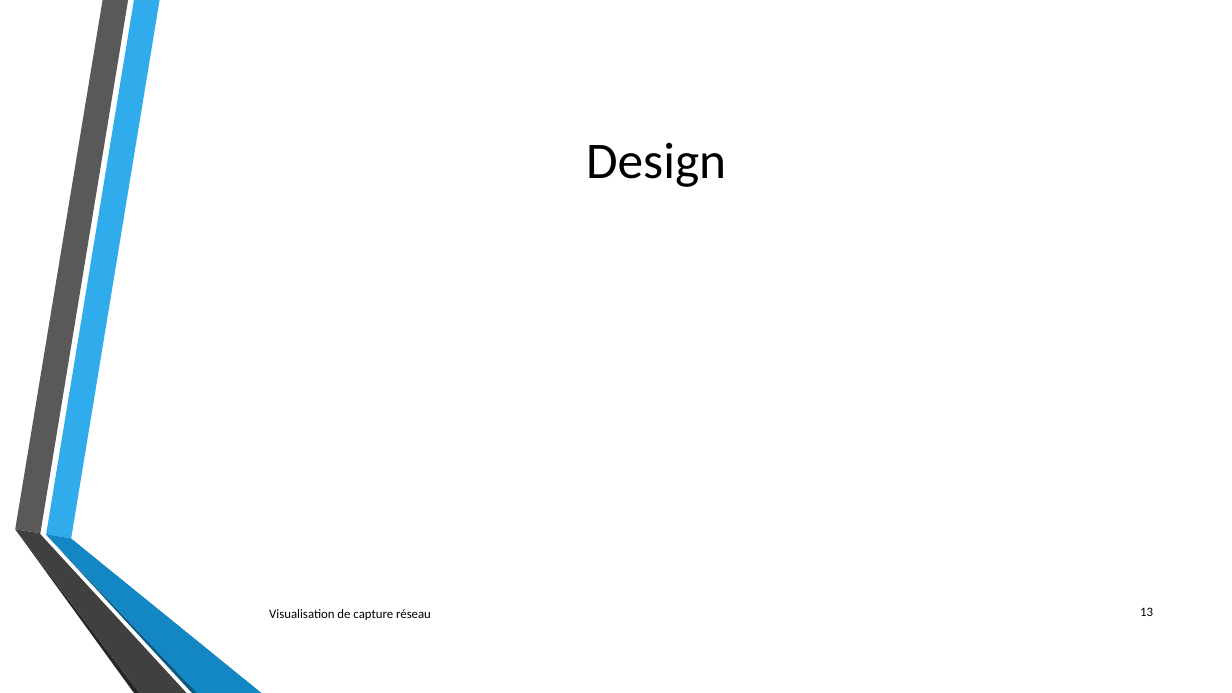
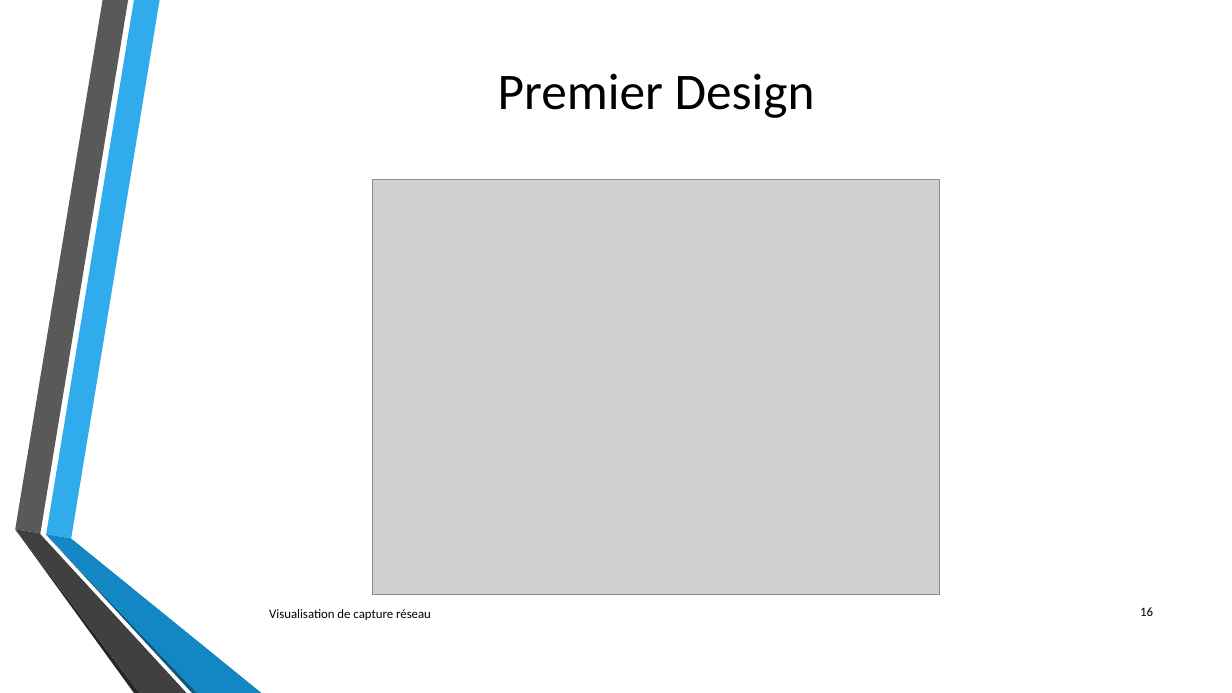
Before and after one commit to lechinoix/Pcap-visualization-project, a slide deck: slide 16 of Outils de visualisation de capture réseau.pptx (slide 13 before the commit). Drawn at 1232x693 pixels with LibreOffice and Linux fonts; fonts in the diff are those of the drawing; grey boxes stand for pictures; background and template pictures are left out. Boxes give left, top, right and bottom in pixels: in the first picture for what was removed or moved away, otherwise in the second. Text is boxed around its words. In the diff, an @@ line names an element or a change of style, - is before the commit and + after.

```diff
--- a/Outils de visualisation de capture réseau.pptx
+++ b/Outils de visualisation de capture réseau.pptx
@@ title at box(498, 73, 815, 118): text changed @@
-Design
+Premier Design
@@ picture added at box(372, 179, 940, 595) @@
@@ page number at box(1140, 607, 1153, 616): text changed @@
-13
+16
```
Also in this commit, not shown: 9 other slides changed, 4 slides added.
